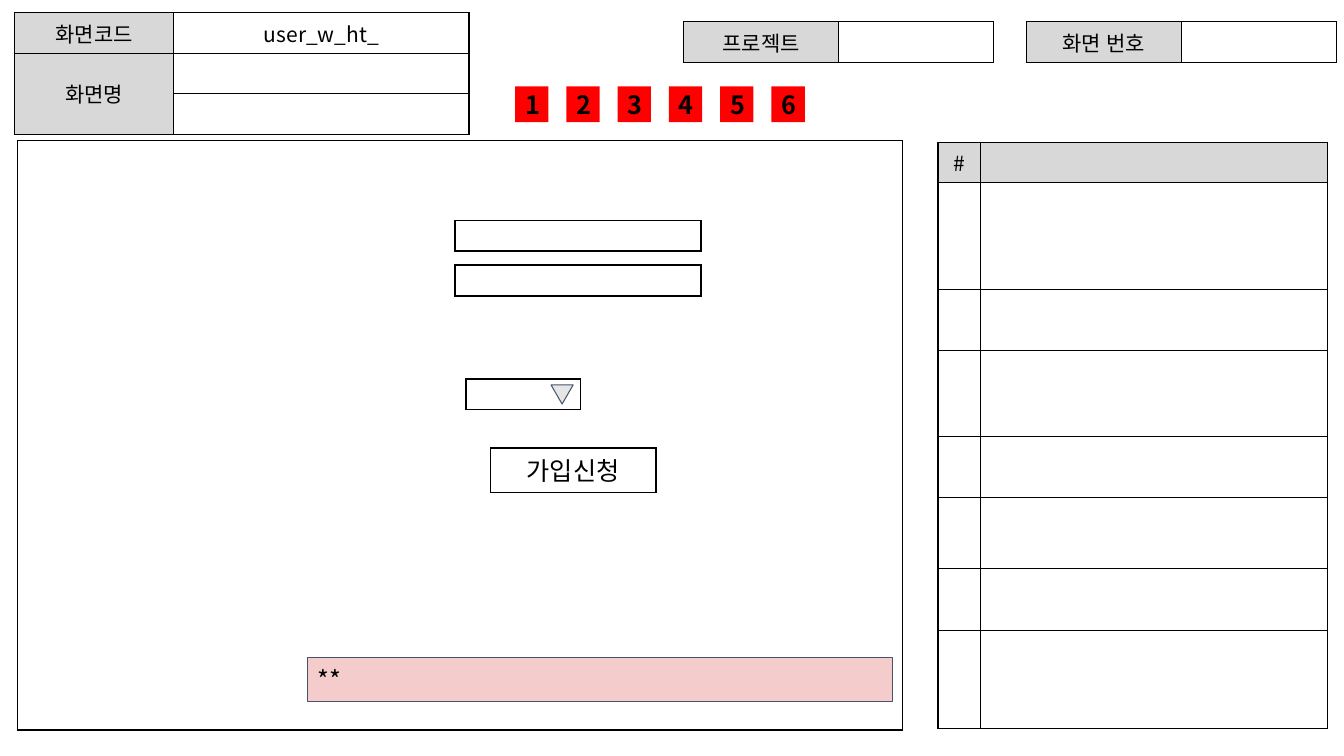
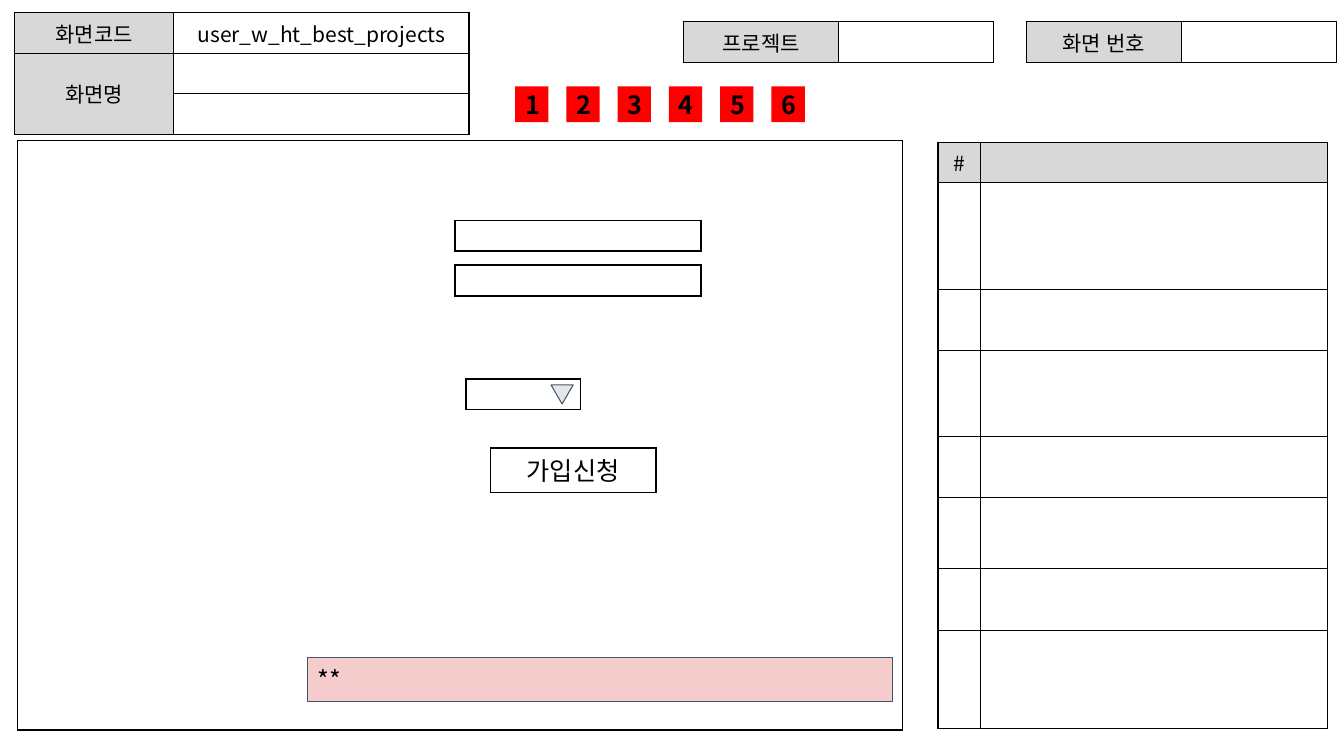
Before and after one commit to ezenteam2/EzenCrowdFunding, a slide deck: slide 8 of project03 화면설계서/project03 - 화면 설계서 - 현태.pptx. Drawn at 1344x756 pixels with LibreOffice and Linux fonts; fonts in the diff are those of the drawing. Boxes give left, top, right and bottom in pixels: in the first picture for what was removed or moved away, otherwise in the second. Text is boxed around its words. In the diff, an @@ line names an element or a change of style, - is before the commit and + after.

```diff
--- a/project03 화면설계서/project03 - 화면 설계서 - 현태.pptx
+++ b/project03 화면설계서/project03 - 화면 설계서 - 현태.pptx
@@ table at (14,13,469,119) @@
-row 1, column 2: user_w_ht_
+row 1, column 2: user_w_ht_best_projects
```
Also in this commit, not shown: 15 other slides changed, 2 slides removed, 1 other file.
